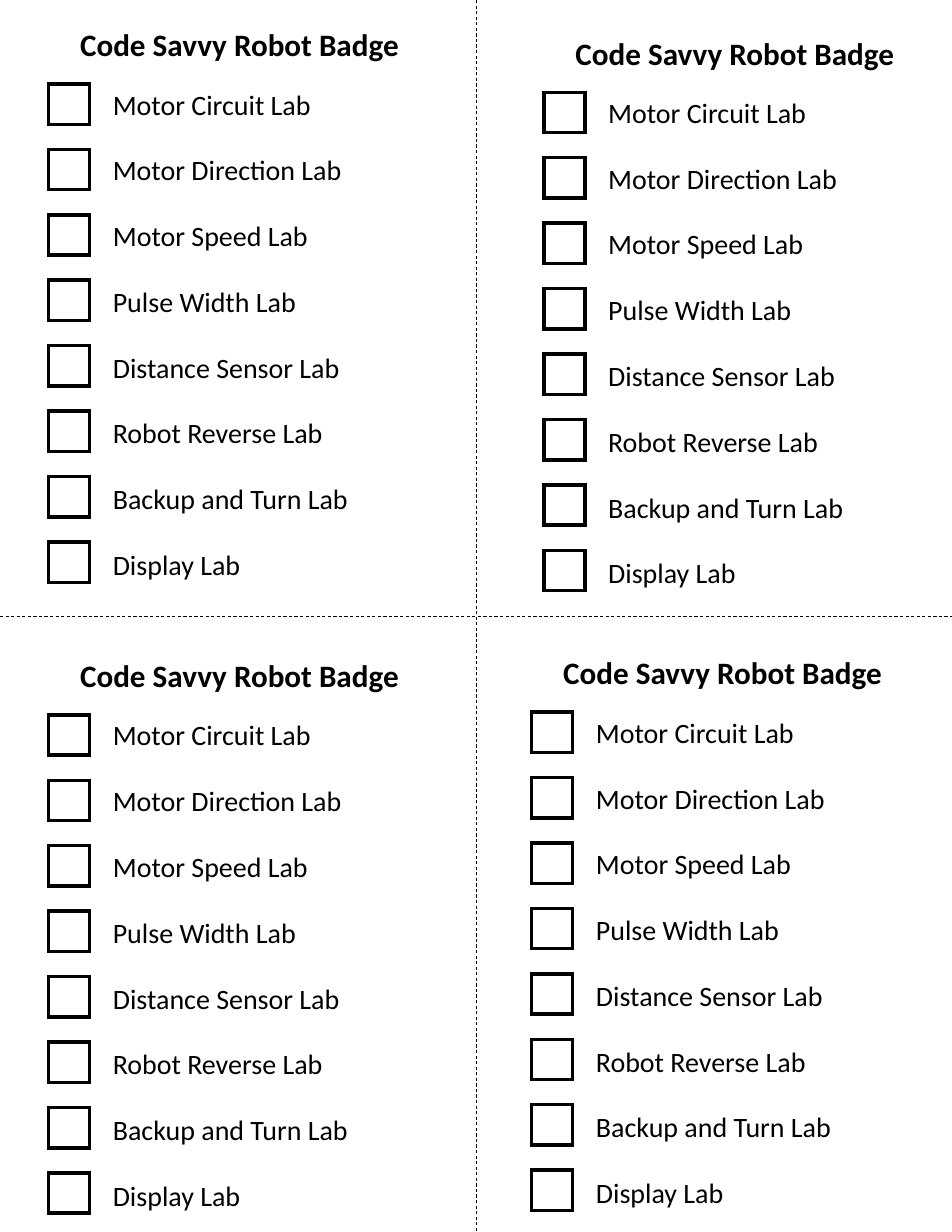
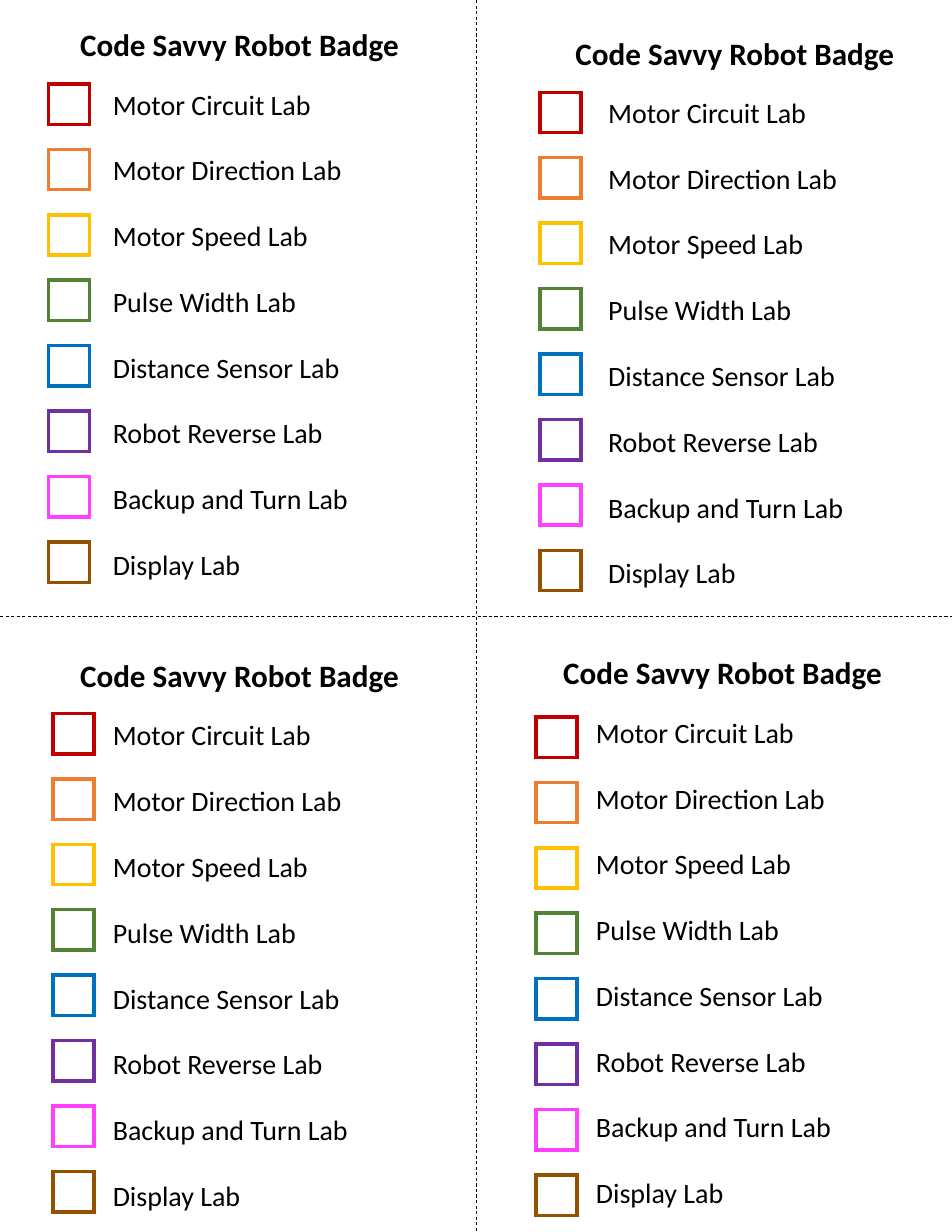
Before and after one commit to CoderDojoTC/micropython, a slide deck: slide 1 of presentations/Robot-Badge-Checklist.pptx. Drawn at 952x1232 pixels with LibreOffice and Linux fonts; fonts in the diff are those of the drawing. Boxes give left, top, right and bottom in pixels: in the first picture for what was removed or moved away, otherwise in the second. Text is boxed around its words. In the diff, an @@ line names an element or a change of style, - is before the commit and + after.

```diff
--- a/presentations/Robot-Badge-Checklist.pptx
+++ b/presentations/Robot-Badge-Checklist.pptx
@@ 8 rectangles: place and size @@
-8 rectangles at (544,92,586,590)
+8 rectangles at (540,92,581,590)
@@ outline #000000 2.25 pt to #C00000 2.25 pt in 4 elements at (48,84,90,124), (540,92,581,132), (53,713,94,754), (536,717,578,757) @@
@@ rectangle: place and size @@
-rectangle at (48,781,90,821)
+rectangle at (53,778,94,819)
@@ outline #000000 2.25 pt to #ED7D31 2.25 pt in 4 elements at (48,149,90,189), (540,158,581,198), (53,778,94,819), (536,783,578,823) @@
@@ outline #000000 2.25 pt to #FFC000 2.25 pt in 4 elements at (48,215,90,255), (540,223,581,263), (53,844,94,885), (536,848,578,888) @@
@@ rectangle: place and size @@
-rectangle at (48,912,90,952)
+rectangle at (53,909,94,950)
@@ outline #000000 2.25 pt to #548235 2.25 pt in 4 elements at (48,280,90,320), (540,289,581,329), (53,909,94,950), (536,913,578,953) @@
@@ outline #000000 2.25 pt to #0070C0 2.25 pt in 4 elements at (48,346,90,386), (540,354,581,394), (53,976,94,1016), (536,979,578,1019) @@
@@ 6 rectangles: place and size @@
-6 rectangles at (48,715,90,1213)
+6 rectangles at (53,713,94,1212)
@@ outline #000000 2.25 pt to #7030A0 2.25 pt in 4 elements at (48,411,90,451), (540,420,581,460), (53,1040,94,1081), (536,1044,578,1084) @@
@@ outline #000000 2.25 pt to #FF40FF 2.25 pt in 4 elements at (48,477,90,517), (540,485,581,525), (53,1107,94,1147), (536,1110,578,1150) @@
@@ 8 rectangles: place and size @@
-8 rectangles at (532,712,573,1211)
+8 rectangles at (536,717,578,1215)
@@ outline #000000 2.25 pt to #945200 2.25 pt in 4 elements at (48,542,90,582), (540,550,581,590), (53,1172,94,1212), (536,1175,578,1215) @@
```
Also in this commit, not shown: 1 other file.
